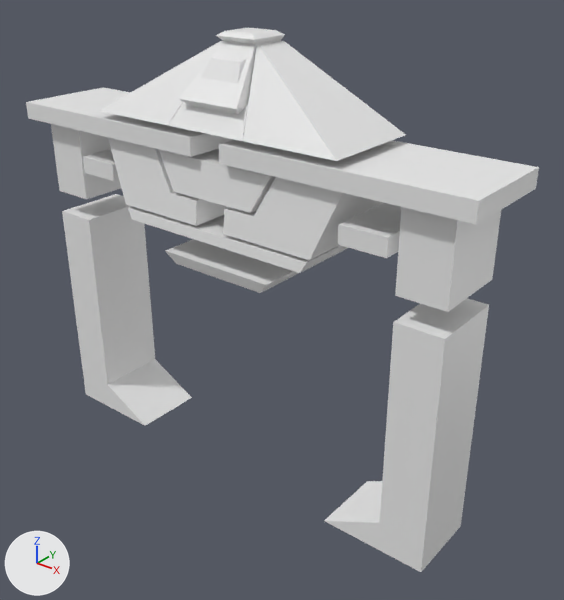
The FBX model GltronMobileGame/Content/Assets/recognizerhigh.fbx: old version first, new version second.
Before and after are seen from a camera (50 mm lens) standing at (273.0, -335.0, 200.0) and looking at (20.0, -18.0, 4.0). The lights are fixed; the arrows at lower left show +X, +Y and +Z. Where no turn or scale is listed for an object, it has been applied to the vertices.

Objects in the first picture: 'imagetostl_mesh1', 'imagetostl_mesh11', 'imagetostl_mesh13', 'imagetostl_mesh14', 'imagetostl_mesh15', 'imagetostl_mesh16', 'imagetostl_mesh17', 'imagetostl_mesh2', 'imagetostl_mesh3', 'imagetostl_mesh5', 'imagetostl_mesh8', 'imagetostl_mesh9'.
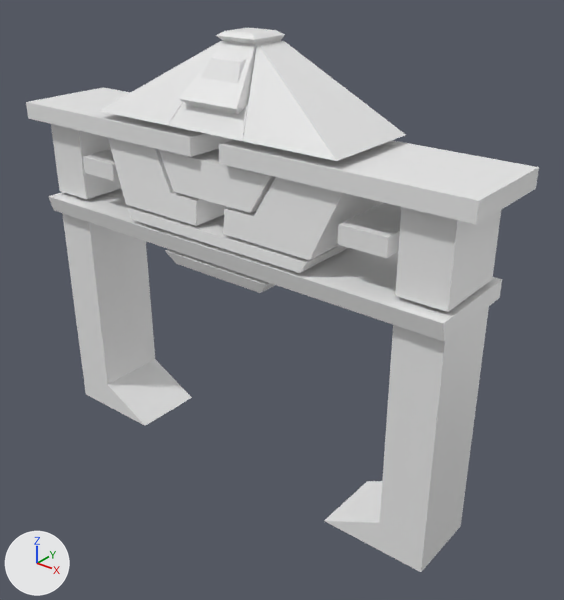
Where the newer file only moved an object's origin or applied its transform, the numbers keep the older frame.

Location of each change, [x1, y1, x2, y2] in pixels of the pictures (564 x 600 px):
```json
{"object": "imagetostl_mesh0", "change": "added", "after": [48, 188, 502, 342]}
{"object": "imagetostl_mesh9", "change": "unchanged, covered by the edit", "before": [165, 239, 298, 293], "after": [165, 249, 275, 293]}
```

Scene script edits in JSON lines:
```json
{"op": "add", "block": "mat_mat0", "code": ["mat_mat0 = principled_material('mat0')", "mat_mat0.base_color = (0.847, 0.847, 0.847)  # white #ededed", "mat_mat0.roughness = 0.4"]}
{"op": "add", "block": "me_imagetostl_mesh0", "code": ["me_imagetostl_mesh0 = bpy.data.meshes.new('imagetostl_mesh0')", "me_imagetostl_mesh0.from_pydata([(-140.0, 5.0, 33.0), (-140.0, 5.0, 43.0), (140.0, 5.0, 43.0), (140.0, 5.0, 33.0), (-140.0, -52.0, 33.0), (140.0, -52.0, 33.0), (140.0, -55.0, 43.0), (-140.0, -55.0, 43.0)], [], [(0, 1, 2), (2, 3, 0), (4, 5, 6), (6, 7, 4), (0, 3, 5), (5, 4, 0), (3, 2, 6), (6, 5, 3), (2, 1, 7), (7, 6, 2), (1, 0, 4), (4, 7, 1)])", "me_imagetostl_mesh0.materials.append(mat_mat0)  # white #ededed"]}
{"op": "add", "block": "ob_imagetostl_mesh0", "code": ["ob_imagetostl_mesh0 = bpy.data.objects.new('imagetostl_mesh0', me_imagetostl_mesh0)", "ob_imagetostl_mesh0.location = (0.0, 0.0, 0.0)"]}
```
